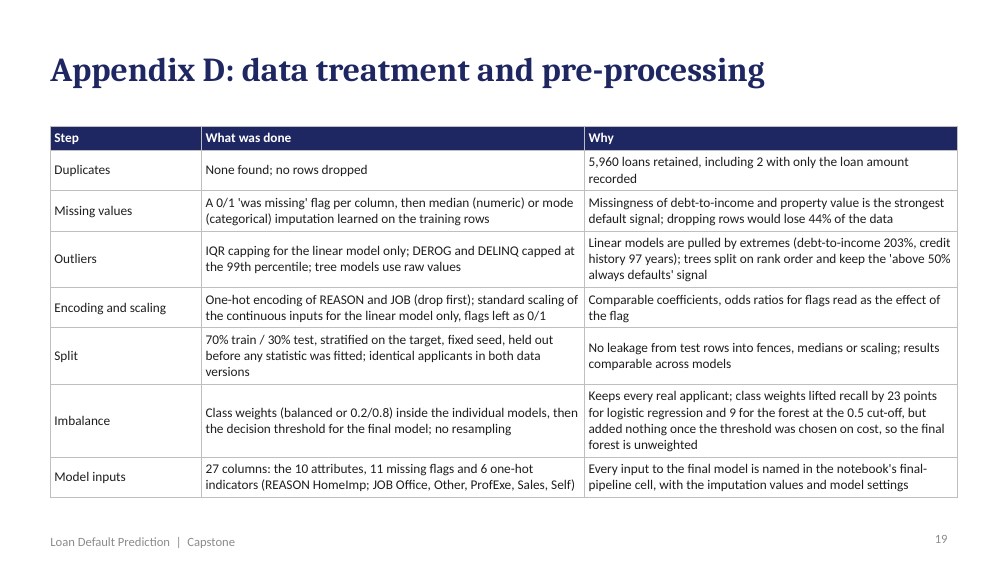
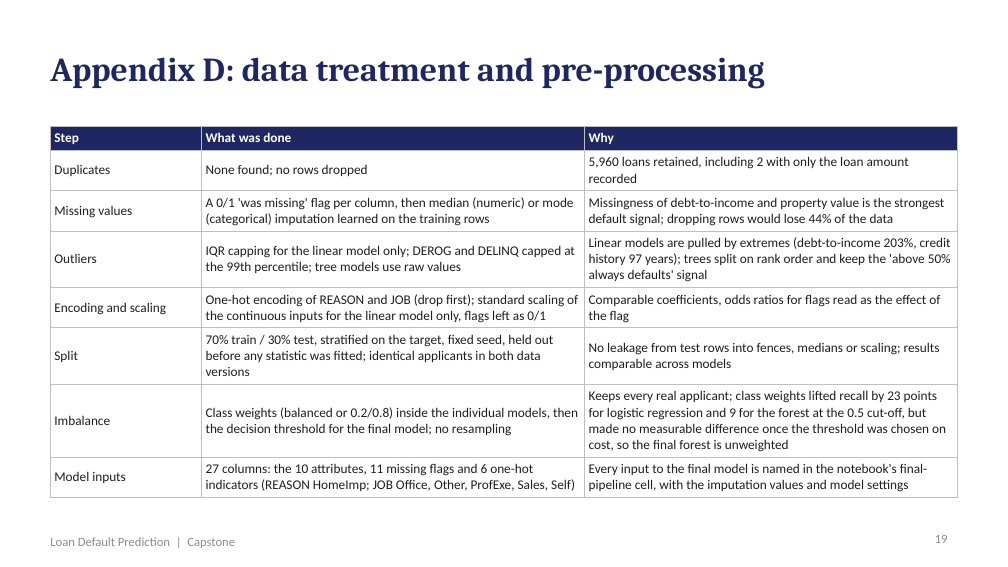
Before and after one commit to shubham1891/Personal-code, a slide deck: slide 19 of presentation/Loan_Default_Prediction_Presentation.pptx. Drawn at 1008x567 pixels with LibreOffice and Linux fonts; fonts in the diff are those of the drawing. Boxes give left, top, right and bottom in pixels: in the first picture for what was removed or moved away, otherwise in the second. Text is boxed around its words. In the diff, an @@ line names an element or a change of style, - is before the commit and + after.

```diff
--- a/presentation/Loan_Default_Prediction_Presentation.pptx
+++ b/presentation/Loan_Default_Prediction_Presentation.pptx
@@ table at box(50, 126, 958, 496) @@
-row 7, column 3: Keeps every real applicant; class weights lifted recall by 23 points for logistic regression and 9 for the forest at the 0.5 cut-off, but added nothing once the threshold was chosen on cost, so the final forest is unweighted
+row 7, column 3: Keeps every real applicant; class weights lifted recall by 23 points for logistic regression and 9 for the forest at the 0.5 cut-off, but made no measurable difference once the threshold was chosen on cost, so the final forest is unweighted
```
Also in this commit, not shown: 10 other slides changed, 18 other files.
